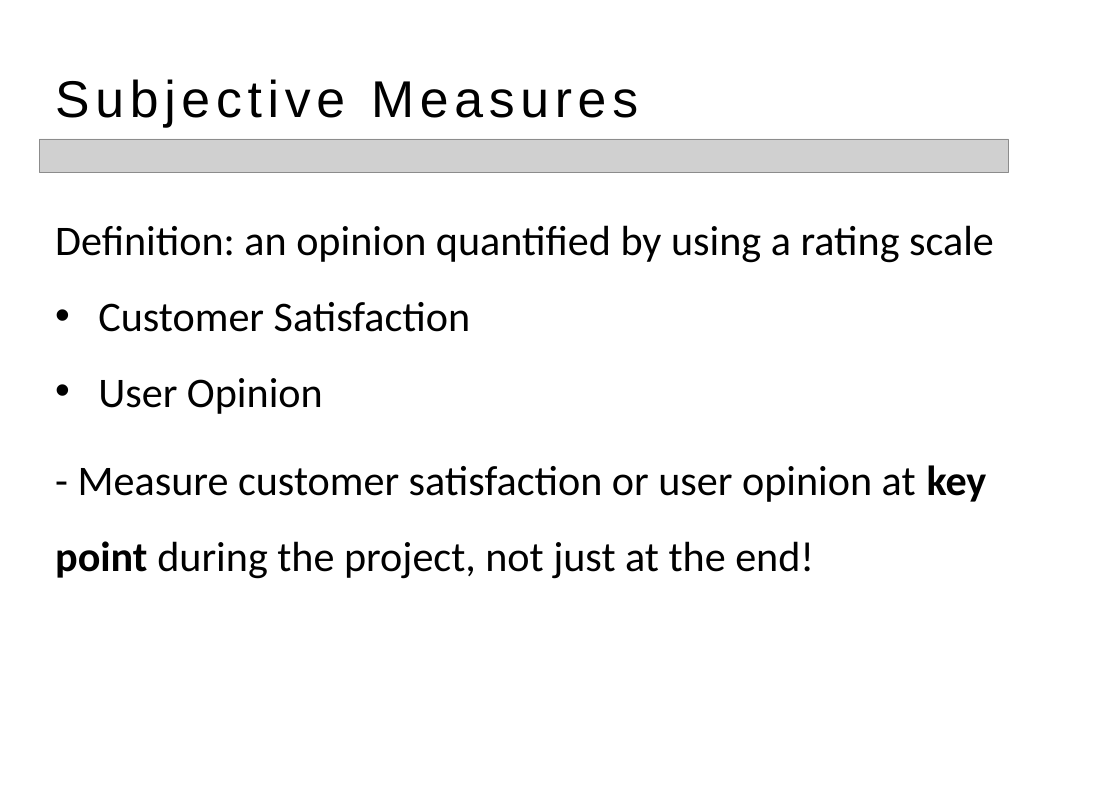
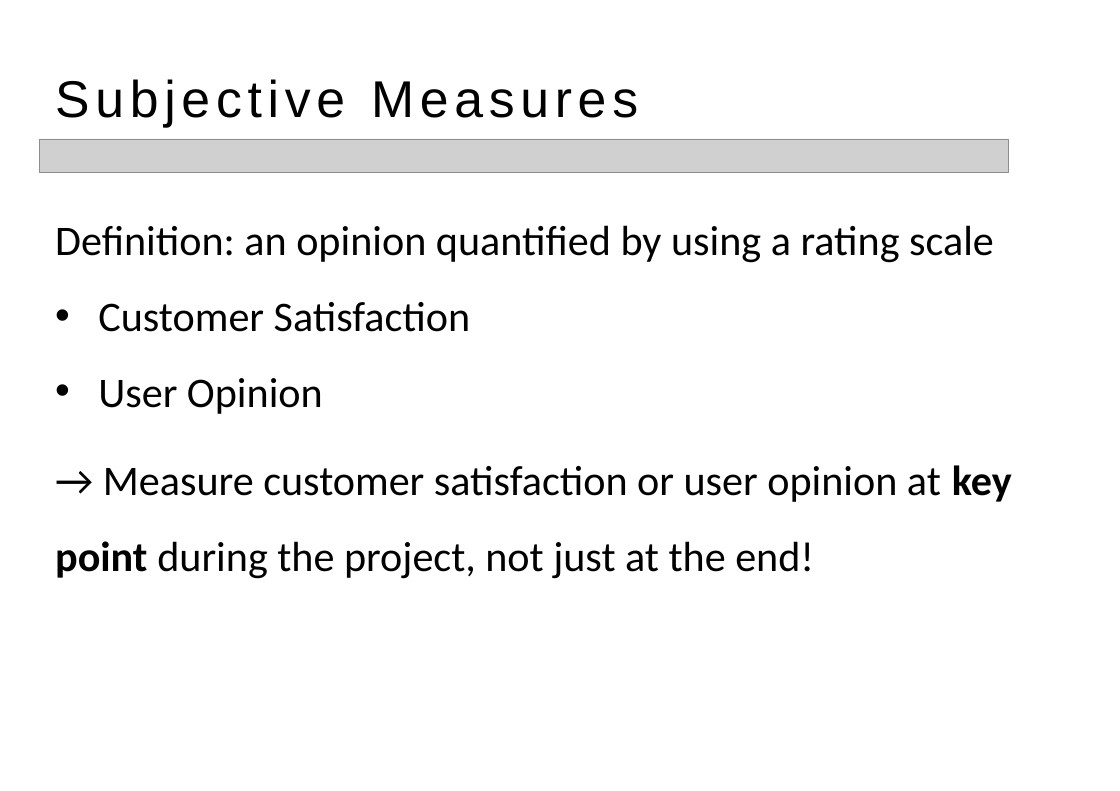
Before and after one commit to daotk/cdkpt, a slide deck: slide 10 of Anh Van/PPT_ThuyetTrinhAnhVan.pptx (slide 9 before the commit). Drawn at 1120x791 pixels with LibreOffice and Linux fonts; fonts in the diff are those of the drawing; grey boxes stand for pictures. Boxes give left, top, right and bottom in pixels: in the first picture for what was removed or moved away, otherwise in the second. Text is boxed around its words. In the diff, an @@ line names an element or a change of style, - is before the commit and + after.

```diff
--- a/Anh Van/PPT_ThuyetTrinhAnhVan.pptx
+++ b/Anh Van/PPT_ThuyetTrinhAnhVan.pptx
@@ text at [55,465,1012,579]: text changed @@
-- Measure customer satisfaction or user opinion at key point during the project, not just at the end!
+→ Measure customer satisfaction or user opinion at key point during the project, not just at the end!
```
Also in this commit, not shown: 1 other slide changed, 1 slide added.
